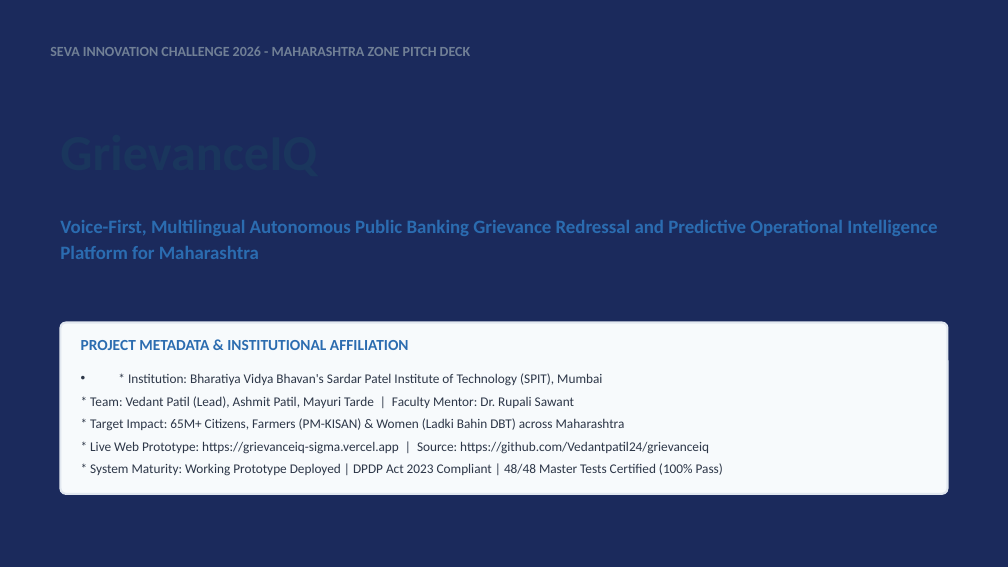
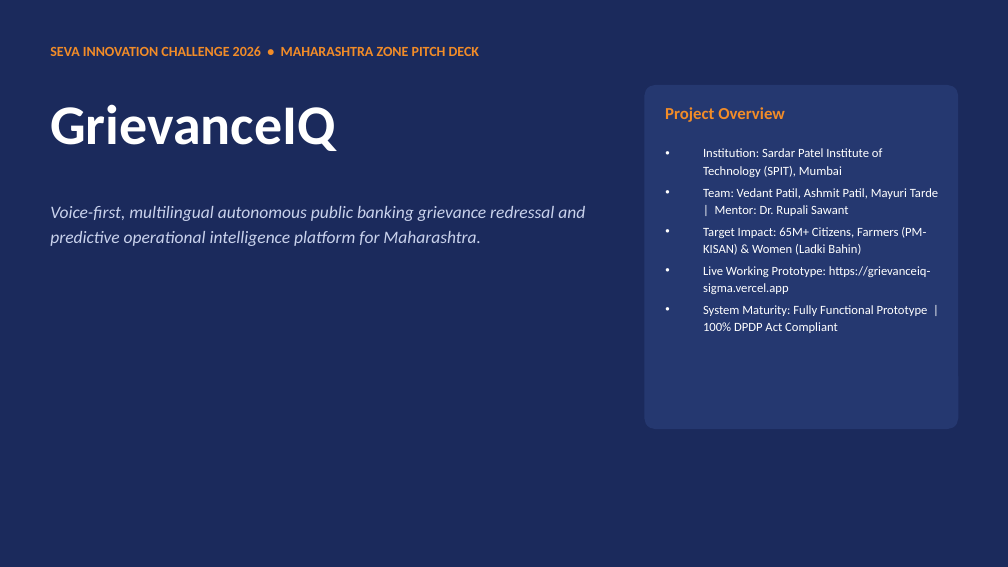
Before and after one commit to Vedantpatil24/grievanceiq, a slide deck: slide 1 of docs/SPIT_Report/Seva_Innovation_Challenge_2026_GrievanceIQ.pptx. Drawn at 1008x567 pixels with LibreOffice and Linux fonts; fonts in the diff are those of the drawing. Boxes give left, top, right and bottom in pixels: in the first picture for what was removed or moved away, otherwise in the second. Text is boxed around its words. In the diff, an @@ line names an element or a change of style, - is before the commit and + after.

Commit message:
docs: generate pixel-perfect Seva First Innovation Challenge pitch deck matching template layout

```diff
--- a/docs/SPIT_Report/Seva_Innovation_Challenge_2026_GrievanceIQ.pptx
+++ b/docs/SPIT_Report/Seva_Innovation_Challenge_2026_GrievanceIQ.pptx
@@ text at (x1=50, y1=46, x2=479, y2=56): text changed; text colour #718096 to #F28C28 @@
-SEVA INNOVATION CHALLENGE 2026 - MAHARASHTRA ZONE PITCH DECK
+SEVA INNOVATION CHALLENGE 2026 • MAHARASHTRA ZONE PITCH DECK
@@ rounded rectangle resized from (x1=60, y1=323, x2=948, y2=494) to (x1=645, y1=86, x2=958, y2=428) @@
@@ rounded rectangle at (x1=645, y1=86, x2=958, y2=428): fill #F7FAFC to #253870; outline #E2E8F0 1.5 pt to #253870 1 pt @@
@@ text added at (x1=50, y1=104, x2=335, y2=151), 40 pt, text #FFFFFF, bold @@
+GrievanceIQ
@@ text at (x1=665, y1=107, x2=785, y2=122): text changed; size 11 to 12 pt; text colour #2B6CB0 to #F28C28 @@
-PROJECT METADATA & INSTITUTIONAL AFFILIATION
+Project Overview
@@ text at (x1=703, y1=148, x2=938, y2=333): text changed; size 9.5 to 9 pt; text colour #2D3748 to #FFFFFF @@
-• * Institution: Bharatiya Vidya Bhavan's Sardar Patel Institute of Technology (SPIT), Mumbai
-* Team: Vedant Patil (Lead), Ashmit Patil, Mayuri Tarde | Faculty Mentor: Dr. Rupali Sawant
-* Target Impact: 65M+ Citizens, Farmers (PM-KISAN) & Women (Ladki Bahin DBT) across Maharashtra
-* Live Web Prototype: https://grievanceiq-sigma.vercel.app | Source: https://github.com/Vedantpatil24/grievanceiq
-* System Maturity: Working Prototype Deployed | DPDP Act 2023 Compliant | 48/48 Master Tests Certified (100% Pass)
+• Institution: Sardar Patel Institute of Technology (SPIT), Mumbai
+• Team: Vedant Patil, Ashmit Patil, Mayuri Tarde | Mentor: Dr. Rupali Sawant
+• Target Impact: 65M+ Citizens, Farmers (PM-KISAN) & Women (Ladki Bahin)
+• Live Working Prototype: https://grievanceiq-sigma.vercel.app
+• System Maturity: Fully Functional Prototype | 100% DPDP Act Compliant
@@ text at (x1=50, y1=206, x2=585, y2=246): text changed; size 13.5 to 12.5 pt; text colour #2B6CB0 to #C9D2EC; bold off; italic on @@
-Voice-First, Multilingual Autonomous Public Banking Grievance Redressal and Predictive Operational Intelligence Platform for Maharashtra
+Voice-first, multilingual autonomous public banking grievance redressal and predictive operational intelligence platform for Maharashtra.
```
Also in this commit, not shown: 5 other slides changed, 19 other files.
